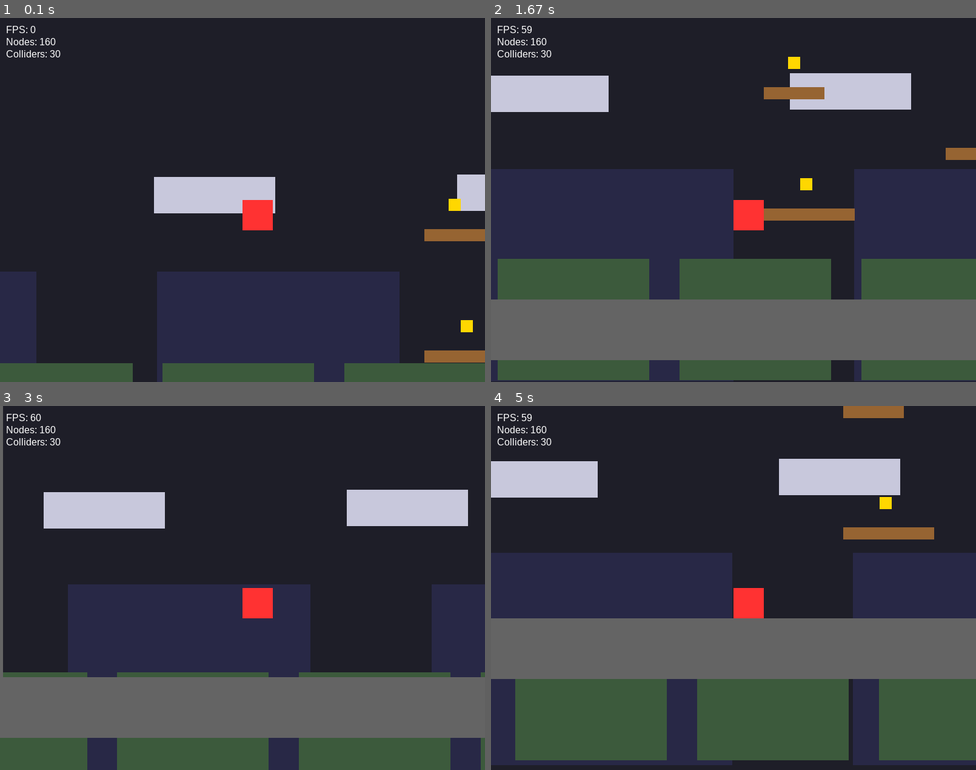
Above: before the commit, frames 1-4 (two rows, left to right).
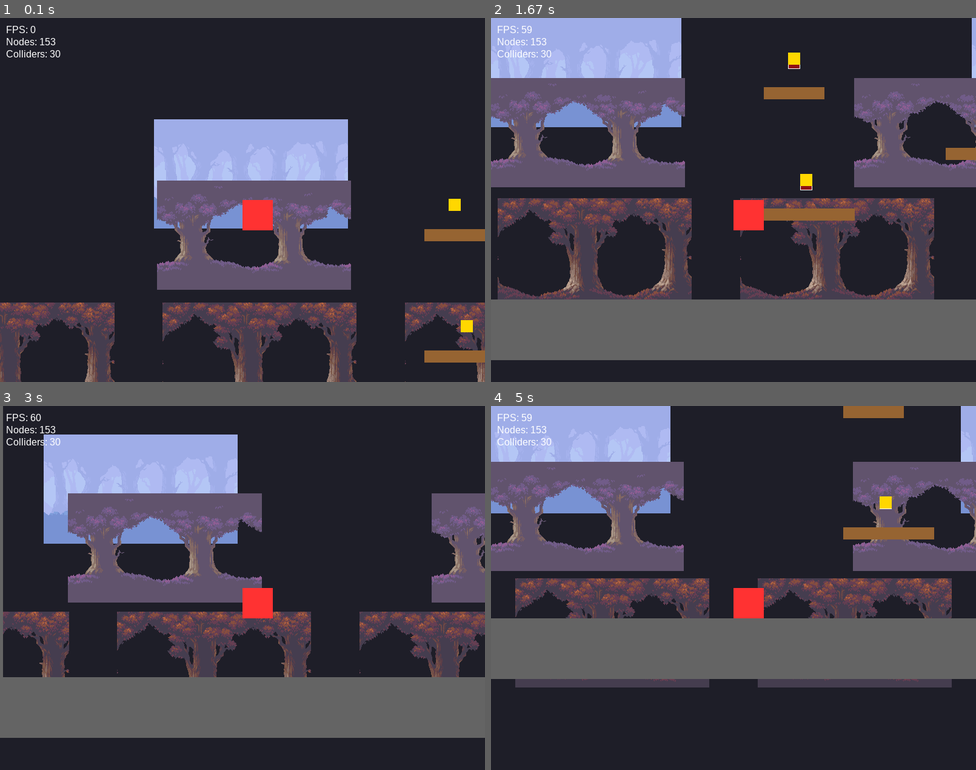
Above: after the commit, the same moments.

Repository: nalqit/py-engine
Game: pygame game, started from src/game/main.py
The game is run twice, just before and just after one commit, with the same random seed, the same clock (stepped at 60 frames per second) and the same inputs.
Inputs:
- Up to frame 1 (0.1 s): no input
- Up to frame 2 (1.67 s): hold Right 0.33-0.8 s; hold Up 0.83-1.13 s; hold Right 1.17-1.63 s
- Up to frame 3 (3 s): hold Left 1.67-2.2 s; hold Left 2.23-2.63 s; tap Space at 2.67 s
- Up to frame 4 (5 s): hold Up 3-3.37 s; hold Right 3.4-4.03 s; hold Left 4.07-4.53 s; hold Right from 4.57 s (still down)

The runs differ from the first frame. In frame 1, 36% of the frame differs, in the area x 0-100%, y 5-100%; in frame 2, 56%; in frame 3, 45%; in frame 4, 57%, in the area x 0-100%, y 0-99%.

Commit message:
feat: Implement foundational 2D engine components including scene graph, collision, camera, parallax, and a showcase level.

Diff:
--- a/src/engine/collision/collider2d.py
+++ b/src/engine/collision/collider2d.py
@@ -20,16 +20,23 @@
         self.mask = set()
 
     def get_rect(self):
-        """Return the world-space pygame.Rect for this collider."""
+        """Return the world-space pygame.Rect for this collider, accounting for scale."""
         gx, gy = self.get_global_position()
-        return pygame.Rect(int(gx), int(gy), self.width, self.height)
+        # We multiply dimensions by the global scale.
+        # In this engine, we'll assume the collider's own scale is what matters most for its shape.
+        sw = self.width * self.scale_x
+        sh = self.height * self.scale_y
+        return pygame.Rect(int(gx), int(gy), int(sw), int(sh))
 
     def render(self, surface: pygame.Surface) -> None:
         """Debug draw — transparent overlay + outline."""
         sx, sy = self.get_screen_position()
-        screen_rect = pygame.Rect(int(sx), int(sy), self.width, self.height)
+        sw = self.width * self.scale_x
+        sh = self.height * self.scale_y
 
-        s = pygame.Surface((self.width, self.height), pygame.SRCALPHA)
+        screen_rect = pygame.Rect(int(sx), int(sy), int(sw), int(sh))
+
+        s = pygame.Surface((int(sw), int(sh)), pygame.SRCALPHA)
         color = (0, 0, 255, 128) if self.is_static else (255, 0, 0, 128)
         s.fill(color)
         surface.blit(s, screen_rect)
--- /dev/null
+++ b/src/engine/scene/animated_sprite.py
@@ -0,0 +1,92 @@
+import pygame
+from .node2d import Node2D
+
+class AnimatedSprite(Node2D):
+    """
+    A 2D node that renders an animation from a sprite sheet.
+    """
+    def __init__(self, name, sprite_sheet_path, frame_width, frame_height):
+        super().__init__(name, 0, 0)
+        self.sprite_sheet = pygame.image.load(sprite_sheet_path).convert_alpha()
+        self.frame_width = frame_width
+        self.frame_height = frame_height
+
+        self.animations = {} # name -> list of frame indices
+        self.current_animation = None
+        self.current_frame_index = 0
+        self.frame_timer = 0.0
+        self.fps = 10.0
+        self.loop = True
+        self.playing = False
+
+        # Calculate how many frames are in the sheet
+        self.sheet_width, self.sheet_height = self.sprite_sheet.get_size()
+        self.cols = self.sheet_width // frame_width
+        self.rows = self.sheet_height // frame_height
+
+    def add_animation(self, name, frames):
+        """frames: list of (col, row) or list of index."""
+        self.animations[name] = frames
+
+    def play(self, name, fps=10, loop=True):
+        if self.current_animation == name and self.playing:
+            return
+
+        self.current_animation = name
+        self.fps = fps
+        self.loop = loop
+        self.current_frame_index = 0
+        self.frame_timer = 0.0
+        self.playing = True
+
+    def stop(self):
+        self.playing = False
+
+    def update(self, delta: float):
+        if not self.playing or not self.current_animation:
+            super().update(delta)
+            return
+
+        self.frame_timer += delta
+        if self.frame_timer >= 1.0 / self.fps:
+            self.frame_timer = 0.0
+            self.current_frame_index += 1
+
+            frames = self.animations[self.current_animation]
+            if self.current_frame_index >= len(frames):
+                if self.loop:
+                    self.current_frame_index = 0
+                else:
+                    self.current_frame_index = len(frames) - 1
+                    self.playing = False
+
+        super().update(delta)
+
+    def render(self, surface: pygame.Surface):
+        if not self.current_animation:
+            super().render(surface)
+            return
+
+        frames = self.animations[self.current_animation]
+        frame_idx = frames[self.current_frame_index]
+
+        # Calculate source rect on sprite sheet
+        if isinstance(frame_idx, tuple):
+            col, row = frame_idx
+        else:
+            col = frame_idx % self.cols
+            row = frame_idx // self.cols
+
+        src_rect = pygame.Rect(
+            col * self.frame_width,
+            row * self.frame_height,
+            self.frame_width,
+            self.frame_height
+        )
+
+        sx, sy = self.get_screen_position()
+        dest_pos = (int(sx), int(sy))
+
+        surface.blit(self.sprite_sheet, dest_pos, src_rect)
+
+        super().render(surface)
--- a/src/engine/scene/node2d.py
+++ b/src/engine/scene/node2d.py
@@ -7,6 +7,8 @@
         super().__init__(name)
         self.local_x = local_x
         self.local_y = local_y
+        self.scale_x = 1.0
+        self.scale_y = 1.0
         self._cached_global_x = local_x
         self._cached_global_y = local_y
 
--- a/src/engine/scene/rectangle_node.py
+++ b/src/engine/scene/rectangle_node.py
@@ -16,10 +16,19 @@
         # Recursive update
         super().update(delta)
 
-    def render(self, surface: pygame.Surface) -> None:
-        sx, sy = self.get_screen_position()
-        rect = pygame.Rect(int(sx), int(sy), self.width, self.height)
+    def render(self, surface):
+        screen_x, screen_y = self.get_screen_position()
+
+        # Apply scaling to width and height
+        sw = self.width * self.scale_x
+        sh = self.height * self.scale_y
+
+        # Center the rectangle based on scale (optional, but better for juice)
+        # gx = screen_x - (sw - self.width) / 2
+        # gy = screen_y - (sh - self.height) / 2
+
+        # For simple squash/stretch from bottom, we offset Y differently
+        # Let's just do standard scaling for now
+        rect = pygame.Rect(int(screen_x), int(screen_y), int(sw), int(sh))
         pygame.draw.rect(surface, self.color, rect)
-
-        # Recursive render
         super().render(surface)
--- /dev/null
+++ b/src/engine/scene/sprite_node.py
@@ -0,0 +1,40 @@
+import pygame
+from .node2d import Node2D
+
+class SpriteNode(Node2D):
+    """
+    A 2D node that renders a static image.
+    Supports scaling and can be centered.
+    """
+    def __init__(self, name: str, image_path: str, x: float = 0.0, y: float = 0.0, centered: bool = False):
+        super().__init__(name, x, y)
+        self.image = pygame.image.load(image_path).convert_alpha()
+        self.width, self.height = self.image.get_size()
+        self.centered = centered
+
+    def render(self, surface: pygame.Surface):
+        sx, sy = self.get_screen_position()
+
+        # Apply scaling
+        sw = int(self.width * self.scale_x)
+        sh = int(self.height * self.scale_y)
+
+        if sw <= 0 or sh <= 0:
+            super().render(surface)
+            return
+
+        # Scale image if necessary
+        if self.scale_x != 1.0 or self.scale_y != 1.0:
+            render_img = pygame.transform.scale(self.image, (sw, sh))
+        else:
+            render_img = self.image
+
+        # Adjust position if centered
+        render_x, render_y = sx, sy
+        if self.centered:
+            render_x -= sw // 2
+            render_y -= sh // 2
+
+        surface.blit(render_img, (int(render_x), int(render_y)))
+
+        super().render(surface)
--- /dev/null
+++ b/src/engine/scene/tween.py
@@ -0,0 +1,72 @@
+import math
+from typing import Callable, Any , Optional
+from .node import Node
+
+class Easing:
+    """Standard easing functions."""
+    @staticmethod
+    def linear(t: float) -> float:
+        return t
+
+    @staticmethod
+    def quad_in(t: float) -> float:
+        return t * t
+
+    @staticmethod
+    def quad_out(t: float) -> float:
+        return t * (2 - t)
+
+    @staticmethod
+    def sine_in_out(t: float) -> float:
+        return 0.5 * (1 - math.cos(math.pi * t))
+
+class Tween:
+    def __init__(self, target: Any, property_name: str, start_val: float, end_val: float, duration: float, easing: Callable[[float], float], on_complete: Optional[Callable] = None):
+        self.target = target
+        self.property_name = property_name
+        self.start_val = start_val
+        self.end_val = end_val
+        self.duration = duration
+        self.easing = easing
+        self.on_complete = on_complete
+        self.elapsed = 0.0
+        self.finished = False
+
+    def update(self, delta: float):
+        if self.finished:
+            return
+
+        self.elapsed += delta
+        t = min(1.0, self.elapsed / self.duration)
+        e_t = self.easing(t)
+
+        current_val = self.start_val + (self.end_val - self.start_val) * e_t
+        setattr(self.target, self.property_name, current_val)
+
+        if t >= 1.0:
+            self.finished = True
+            if self.on_complete:
+                self.on_complete()
+
+class TweenManager(Node):
+    """
+    A helper node that manages active tweens.
+    """
+    def __init__(self, name="TweenManager"):
+        super().__init__(name)
+        self.tweens = []
+
+    def interpolate(self, target: Any, property_name: str, start: float, end: float, duration: float, easing=Easing.linear, on_complete: Optional[Callable] = None):
+        tween = Tween(target, property_name, start, end, duration, easing, on_complete)
+        self.tweens.append(tween)
+        return tween
+
+    def update(self, delta: float):
+        # Update all active tweens
+        for t in self.tweens:
+            t.update(delta)
+
+        # Remove finished ones
+        self.tweens = [t for t in self.tweens if not t.finished]
+
+        super().update(delta)
--- a/src/game/entities/coin.py
+++ b/src/game/entities/coin.py
@@ -11,6 +11,40 @@
         self.vis = RectangleNode(name + "_Vis", 0, 0, 20, 20, (255, 215, 0)) # Gold color
         self.add_child(self.vis)
         self.collected = False
+        self.base_vis_y = 0.0
+
+        # We will use the global TweenManager if it exists in the tree
+        self.tween_started = False
+
+    def update(self, delta):
+        if not self.tween_started:
+            root = self._get_root()
+            tm = root.get_node("TweenManager")
+            if tm:
+                # Start a simple bobbing animation
+                from src.engine.scene.tween import Easing
+                # Note: We'd ideally want a 'repeat' or 'yoyo' feature in the tween system.
+                # For now, we'll just implement a simple loop.
+                self._start_bob(tm)
+                self.tween_started = True
+        super().update(delta)
+
+    def _start_bob(self, tm):
+        from src.engine.scene.tween import Easing
+
+        def bob_down():
+             tm.interpolate(self.vis, "local_y", -10, 0, 1.2, Easing.sine_in_out, on_complete=bob_up)
+
+        def bob_up():
+             tm.interpolate(self.vis, "local_y", 0, -10, 1.2, Easing.sine_in_out, on_complete=bob_down)
+
+        bob_up()
+
+    def _get_root(self):
+        root = self
+        while root.parent:
+            root = root.parent
+        return root
 
     def on_area_entered(self, body):
         if self.collected:
--- a/src/game/entities/player.py
+++ b/src/game/entities/player.py
@@ -13,10 +13,46 @@
         self.use_gravity = True
         self.controller = PlayerController()
         self.state_machine = PlayerStateMachine(self)
+        self.was_grounded = False # Added was_grounded state
 
         # Add a particle emitter for jump/land effects
         self.particles = ParticleEmitter2D("PlayerParticles")
         self.add_child(self.particles)
+
+    def _get_tween_manager(self):
+        root = self
+        while root.parent:
+            root = root.parent
+        return root.get_node("TweenManager")
+
+    def apply_juice(self, sx, sy, duration=0.2):
+        tm = self._get_tween_manager()
+        if not tm: return
+
+        vis = self.get_node("PlayerVis")
+        if not vis: return
+
+        from src.engine.scene.tween import Easing
+
+        # Calculate offsets to keep bottom-center anchored
+        # Base dimensions are 50x50
+        def get_offsets(ts_x, ts_y):
+            ox = 50 * (1 - ts_x) / 2
+            oy = 50 * (1 - ts_y)
+            return ox, oy
+
+        # Squash/Stretch then return to normal
+        def reset_scale():
+            tm.interpolate(vis, "scale_x", vis.scale_x, 1.0, duration, Easing.quad_out)
+            tm.interpolate(vis, "scale_y", vis.scale_y, 1.0, duration, Easing.quad_out)
+            tm.interpolate(vis, "local_x", vis.local_x, 0.0, duration, Easing.quad_out)
+            tm.interpolate(vis, "local_y", vis.local_y, 0.0, duration, Easing.quad_out)
+
+        ox, oy = get_offsets(sx, sy)
+        tm.interpolate(vis, "scale_x", 1.0, sx, duration/2, Easing.quad_out, on_complete=reset_scale)
+        tm.interpolate(vis, "scale_y", 1.0, sy, duration/2, Easing.quad_out)
+        tm.interpolate(vis, "local_x", 0.0, ox, duration/2, Easing.quad_out)
+        tm.interpolate(vis, "local_y", 0.0, oy, duration/2, Easing.quad_out)
 
         self.score = 0
 
@@ -41,10 +77,19 @@
         old_vel_y = self.velocity_y
         self.controller.update(self, delta, input_state)
 
-        # Check for jump to trigger effect
-        # We check the controller's grounded state
-        if input_state["jump"] and self.controller.is_grounded and self.velocity_y < 0:
+        # Squash & Stretch Logic
+        is_grounded = self.controller.is_grounded
+
+        # 1. LANDING SQUASH
+        if is_grounded and not self.was_grounded:
+            self.apply_juice(1.4, 0.6) # Squash
+
+        # 2. JUMP STRETCH
+        if input_state["jump"] and is_grounded and self.velocity_y < 0:
              self.jump_effect()
+             self.apply_juice(0.7, 1.3) # Stretch
+
+        self.was_grounded = is_grounded
 
         # 3. Proceed with physics integration (Position resolution, gravity)
         super().update(delta)
--- a/src/game/main.py
+++ b/src/game/main.py
@@ -11,8 +11,11 @@
 from src.engine.collision.collision_world import CollisionWorld
 from src.engine.scene.camera2d import Camera2D
 from src.engine.scene.parallax import ParallaxBackground, ParallaxLayer
+from src.engine.scene.tween import TweenManager
+from src.engine.scene.sprite_node import SpriteNode
 from src.game.entities.coin import Coin
 import random
+from typing import Optional
 
 
 def main():
@@ -24,6 +27,10 @@
     # Root
     root = Node2D("Root")
 
+    # Tween Manager (Global)
+    tween_manager = TweenManager("TweenManager")
+    root.add_child(tween_manager)
+
     # Collision World
     collision_world = CollisionWorld("CollisionWorld")
     root.add_child(collision_world)
@@ -32,25 +39,26 @@
     parallax_bg = ParallaxBackground("Background")
     root.add_child(parallax_bg)
 
-    # Layer 0: Distant Clouds (moves 5%)
+    # Layer 0: Distant Sky/Clouds (moves 5%)
     clouds = ParallaxLayer("Clouds", parallax_factor=(0.05, 0.02))
     parallax_bg.add_child(clouds)
-    for i in range(-5, 10):
-        c = RectangleNode(f"Cloud{i}", i * 500, random.randint(50, 150), 200, 60, (200, 200, 220))
+    # Using existing background_layer_1 for sky
+    for i in range(-2, 5):
+        c = SpriteNode(f"Sky{i}", "src/game/background_layer_1.png", i * 800, 0)
         clouds.add_child(c)
 
     # Layer 1: Far Mountains (moves 15%)
     mountains = ParallaxLayer("Mountains", parallax_factor=(0.15, 0.05))
     parallax_bg.add_child(mountains)
     for i in range(-5, 10):
-        m = RectangleNode(f"Mtn{i}", i * 600, 250, 400, 350, (40, 40, 70))
+        m = SpriteNode(f"Mtn{i}", "src/game/background_layer_2.png", i * 600, 100)
         mountains.add_child(m)
 
     # Layer 2: Mid Hills (moves 35%)
     hills = ParallaxLayer("Hills", parallax_factor=(0.35, 0.1))
     parallax_bg.add_child(hills)
     for i in range(-10, 20):
-        h = RectangleNode(f"Hill{i}", i * 300, 400, 250, 200, (60, 90, 60))
+        h = SpriteNode(f"Hill{i}", "src/game/background_layer_3.png", i * 400, 300)
         hills.add_child(h)
 
     # Visual World (The Ground Layer)
@@ -142,6 +150,7 @@
     running = True
     fixed_dt = 1/60.0
     accumulator = 0.0
+    debug_colliders = False
 
     while running:
         dt = clock.tick(60) / 1000.0
@@ -150,6 +159,9 @@
         for event in pygame.event.get():
             if event.type == pygame.QUIT:
                 running = False
+            if event.type == pygame.KEYDOWN:
+                if event.key == pygame.K_F1:
+                    debug_colliders = not debug_colliders
 
         while accumulator >= fixed_dt:
             root.update_transforms()
@@ -158,6 +170,12 @@
 
         screen.fill((30, 30, 40)) # Slightly bluer sky
         root.render(screen)
+
+        if debug_colliders:
+            # Recursive check or just draw through collision world
+            for col in collision_world.colliders:
+                col.render(screen)
+
         pygame.display.flip()
 
     pygame.quit()
Binary file added: src/game/background_layer_1.png
Binary file added: src/game/background_layer_2.png
Binary file added: src/game/background_layer_3.png
